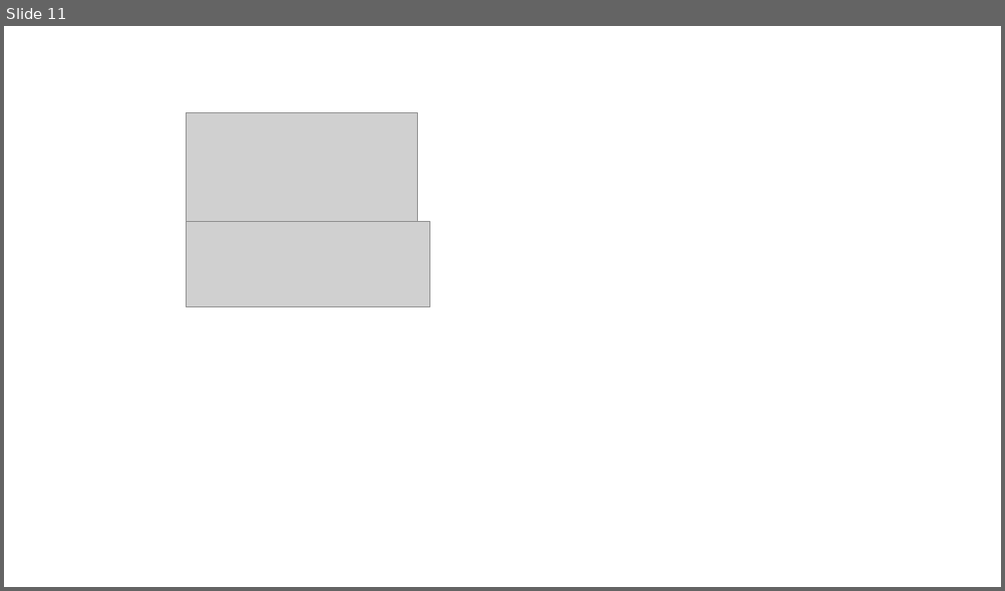
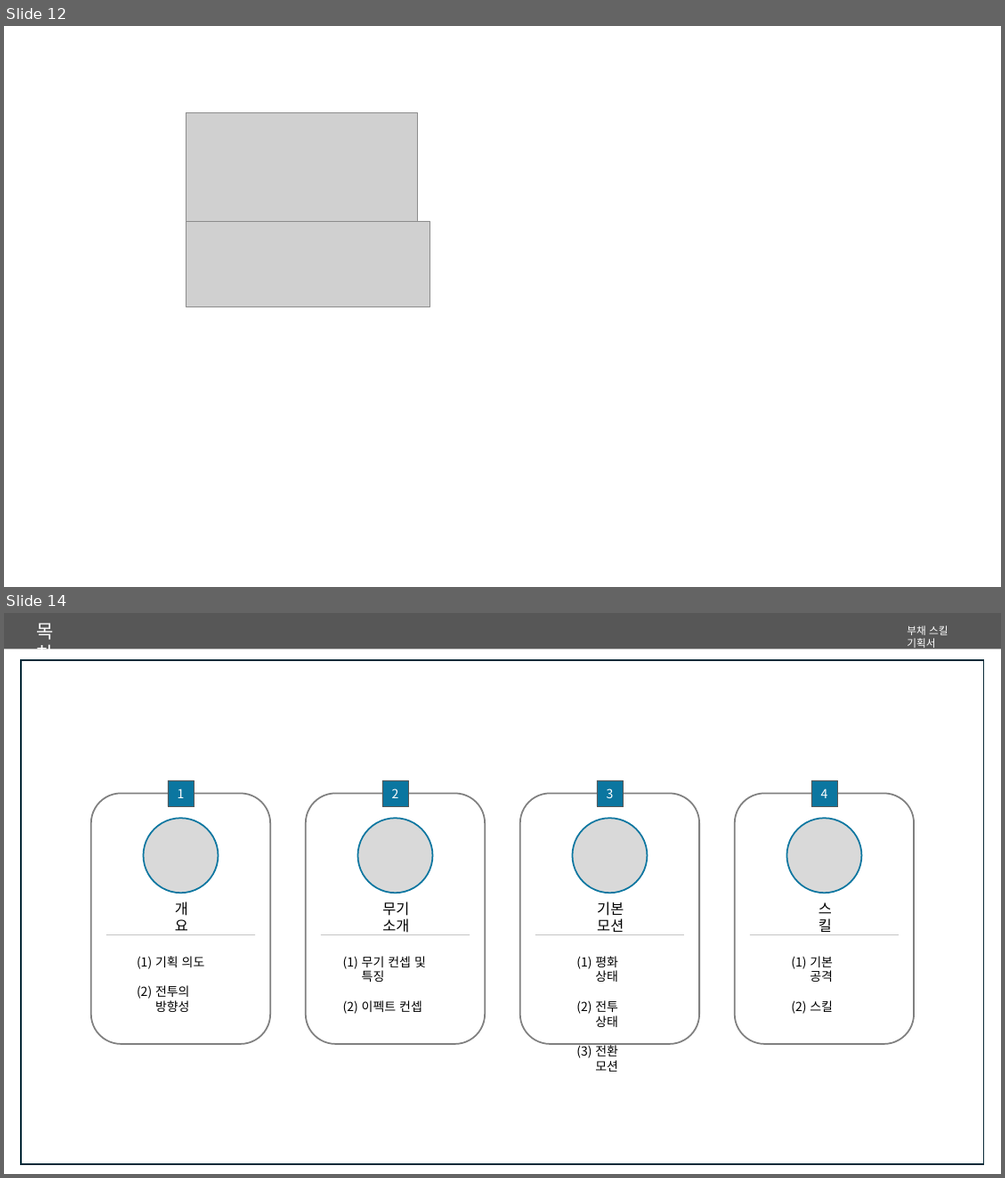
Before and after one commit to hjs0913/GameDesign, a slide deck: 액션&경영 RPG/스킬/스킬문서양식및이미지.pptx. Shown one above the other, each under a label of ours: slide 11 before the commit, slides 12 and 14 after it; the slides between them are not shown. The pictures are 1005x591 and 1005x1178 pixels, drawn with LibreOffice and Linux fonts; fonts in the diff are those of the drawing; grey boxes stand for pictures. Boxes give left, top, right and bottom in pixels: in the first picture for what was removed or moved away, otherwise in the second. Text is boxed around its words. In the diff, an @@ line names an element or a change of style, - is before the commit and + after.

```diff
--- a/액션&경영 RPG/스킬/스킬문서양식및이미지.pptx
+++ b/액션&경영 RPG/스킬/스킬문서양식및이미지.pptx
@@ slide 14 added at [4,613,1001,1174], background #FFFFFF @@
@@ rectangle added at [4,613,1001,649], fill #000000 at 66% opacity @@
@@ text added at [37,623,54,661], 18 pt, text #FFFFFF @@
+목차
@@ text added at [906,625,947,650], 10 pt, text #FFFFFF @@
+부채 스킬 기획서
@@ rectangle added at [21,660,984,1164], outline #092A39 1.5 pt @@
@@ group added at [90,780,914,1071]: 8 texts, 4 rounded rectangles, 4 rectangles, 4 ellipses, 4 lines @@
+(1) 평화 상태
+(2) 전투 상태
+(3) 전환 모션
+3
+기본 모션
+(1) 무기 컨셉 및 특징
+(2) 이펙트 컨셉
+2
+무기 소개
+(1) 기획 의도
+(2) 전투의 방향성
+1
+개요
+(1) 기본 공격
+(2) 스킬
+4
+스킬
@@ what was slide 11 is now slide 12 @@
```
Also in this commit, not shown: 1 other slide added, 3 other files.
